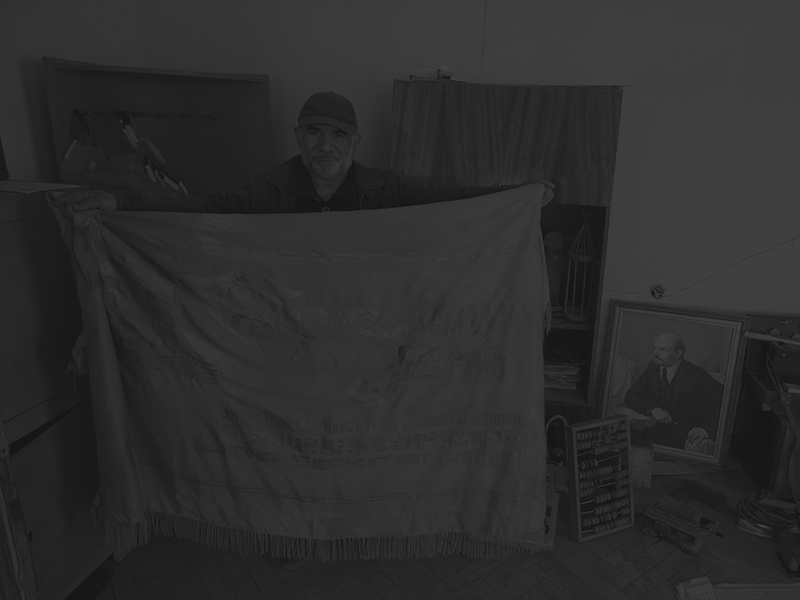
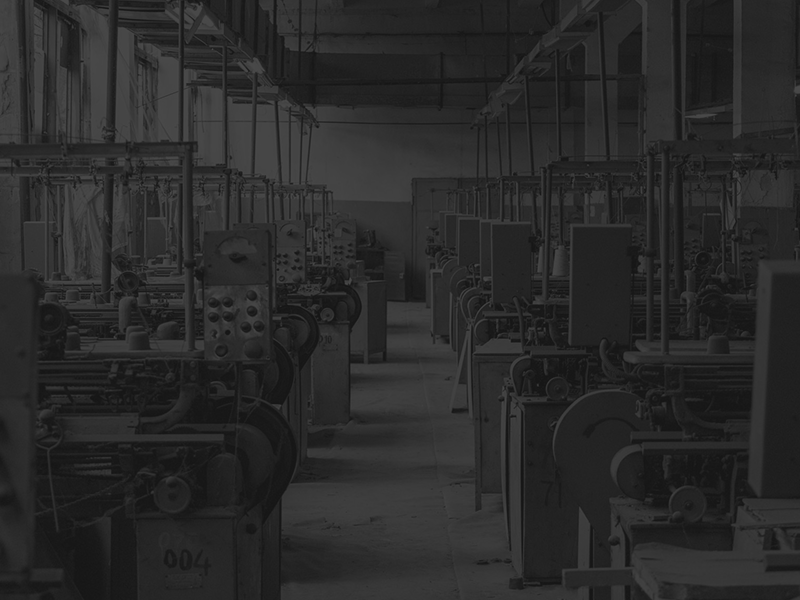
Comparing the layer stacks of the two (800, 600) images. Changes:
renamed "IMG_8954" to "IMG_8881", painted on it over [0, 0, 800, 600]
